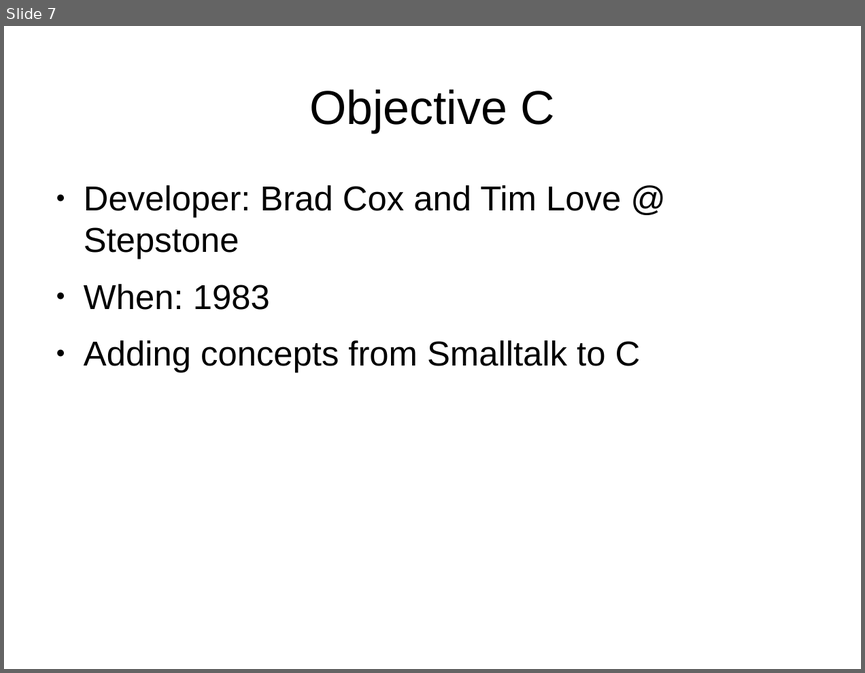
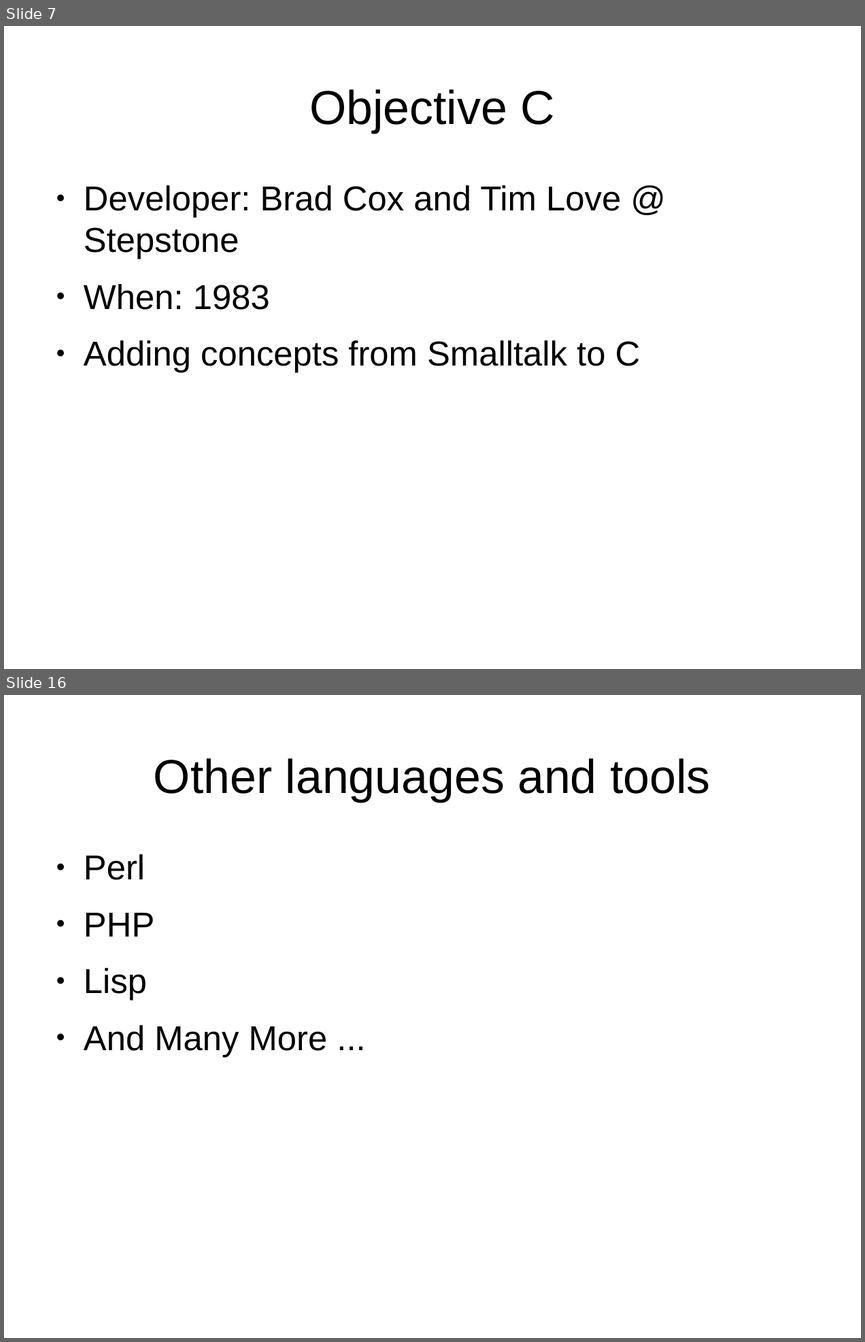
Before and after one commit to cajun-code/Programming_language_swamp_tour, a slide deck: plst.odp. Shown one above the other, each under a label of ours: slide 7 before the commit, slides 7 and 16 after it; the slides between them are not shown. The pictures are 865x673 and 865x1342 pixels, drawn with LibreOffice and Linux fonts; fonts in the diff are those of the drawing; background and template pictures are left out. Boxes give left, top, right and bottom in pixels: in the first picture for what was removed or moved away, otherwise in the second. Text is boxed around its words. In the diff, an @@ line names an element or a change of style, - is before the commit and + after.

```diff
--- a/plst.odp
+++ b/plst.odp
@@ slide 16 added at (4,695,861,1338), background picture (left out) @@
@@ title added at (154,758,710,802), 44 pt, text #000000 @@
+Other languages and tools
@@ text added at (84,854,328,1057), 32 pt, text #000000 @@
+● Perl
+● PHP
+● Lisp
+● And Many More ...
```
Also in this commit, not shown: 9 other slides added, 1 other file.
